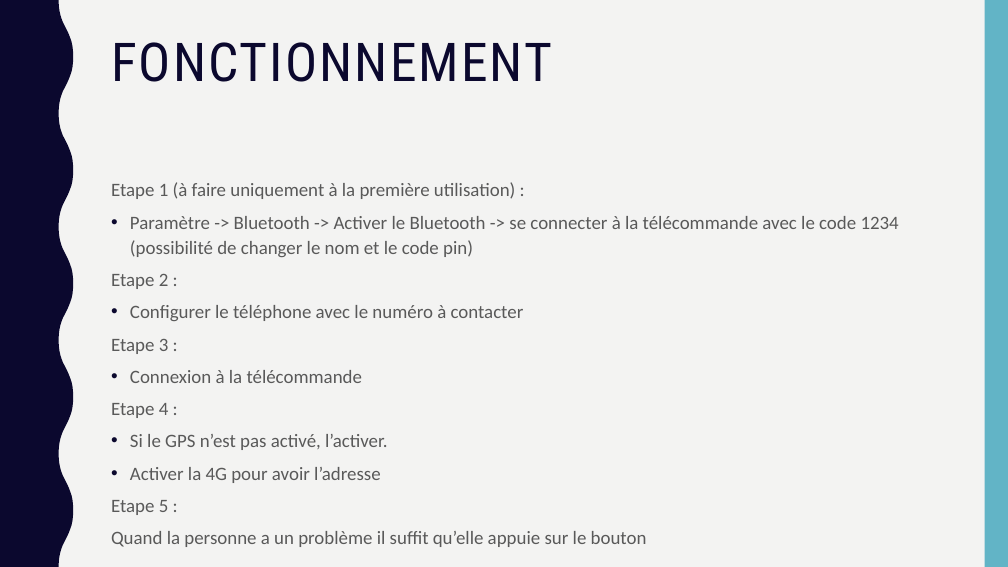
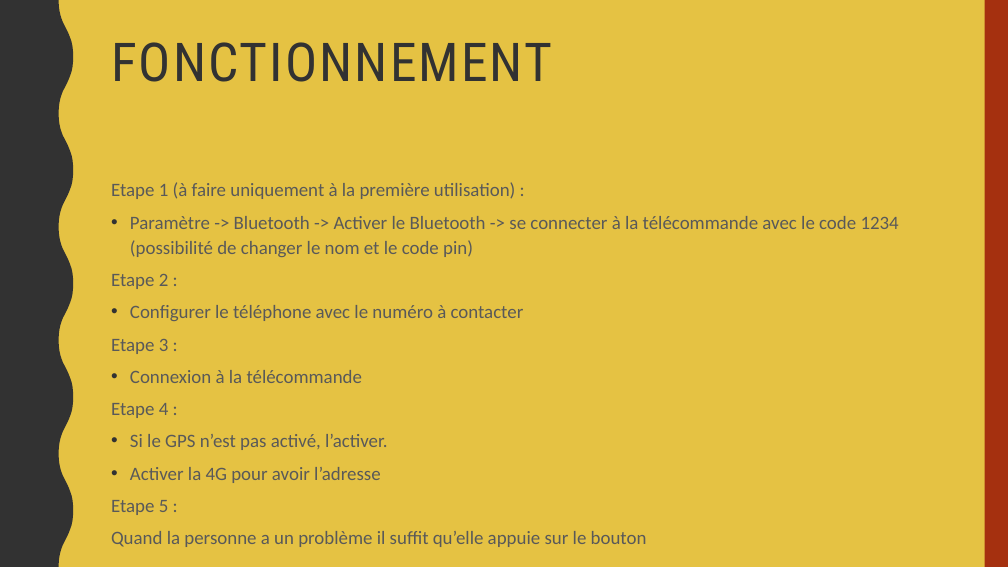
Before and after one commit to PandaPoPy/arduino_thinkcode, a slide deck: slide 4 of cours/Irondelle.pptx. Drawn at 1008x567 pixels with LibreOffice and Linux fonts; fonts in the diff are those of the drawing. Boxes give left, top, right and bottom in pixels: in the first picture for what was removed or moved away, otherwise in the second. Text is boxed around its words. In the diff, an @@ line names an element or a change of style, - is before the commit and + after.

```diff
--- a/cours/Irondelle.pptx
+++ b/cours/Irondelle.pptx
@@ background #F3F3F2 to #E5C243 @@
@@ freeform shape at (0,0,73,567): fill #0B082E to #323232 @@
@@ rectangle at (985,0,1008,567): fill #62B4C6 to #A5300F @@
@@ title "FONCTIONNEMENT" at (111,42,552,82): text colour #0B082E to #323232 @@
@@ text at (130,216,899,483): bullet colour #0B082E to #323232 @@
```
Also in this commit, not shown: 12 other slides changed, 9 other files.
